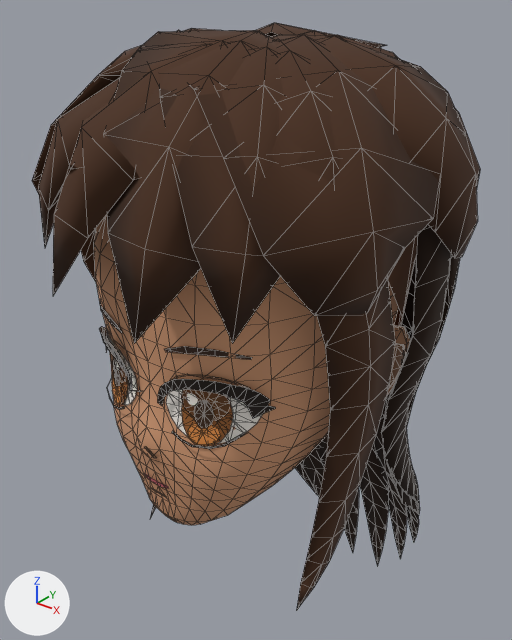
Two versions of the glTF model assets/models/gear/h_bare_f.glb, one commit apart.
The view is the same before and after, from a camera (50 mm lens) standing at (0.262, -0.334, 1.777) and looking at (-0.032, 0.035, 1.548). The lights are fixed; the arrows at lower left show +X, +Y and +Z. The first picture is the older version. Mesh edges are drawn as thin lines on the coarser meshes.

Objects in the first picture: 'EyeIrisDarkL', 'EyeWhiteL', 'HairCap', 'HairFrame', 'HairLong', 'HairTop', 'HairUnder', 'HeadMesh', 'LashL' and 17 more.
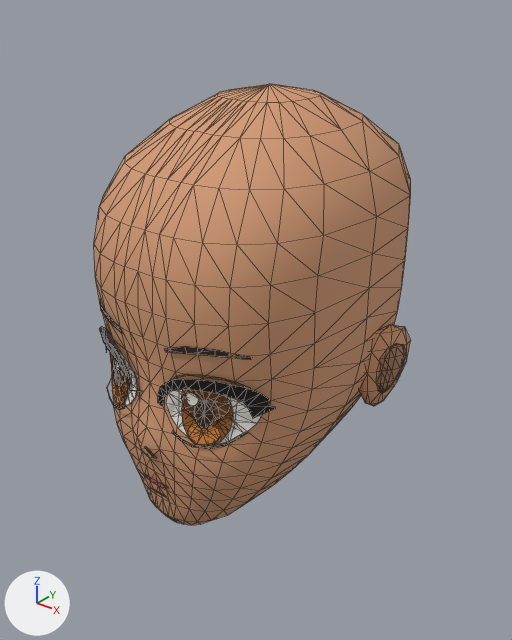
Boxes (x1, y1, x2, y2) around the edits, measured in the pictures (512 x 640 px):
'HairTop', deleted (brown): before (32, 23, 480, 343)
'HairFrame', deleted: before (81, 230, 395, 609)
'HairLong', deleted (black): before (295, 224, 460, 566)
'HairCap', deleted (brown): before (388, 235, 418, 326)
'HairUnder', deleted (black): before (401, 254, 417, 334)
'HeadMesh', unchanged, uncovered by the edit: before (94, 214, 398, 525); after (94, 84, 411, 525)
'EarL', unchanged, uncovered by the edit: before (386, 325, 410, 397); after (359, 324, 411, 406)

Edits to the bpy script that builds the scene:
```text
Remove ob_haircap:
    ob_haircap = bpy.data.objects.new('HairCap', me_haircap_007)
    ob_haircap.location = (0.0, 0.0, 0.0)
Remove ob_hairframe:
    ob_hairframe = bpy.data.objects.new('HairFrame', me_hairframe)
    ob_hairframe.location = (0.0, 0.0, 0.0)
Remove ob_hairlong:
    ob_hairlong = bpy.data.objects.new('HairLong', me_hairlong)
    ob_hairlong.location = (0.0, 0.0, 0.0)
Remove ob_hairtop:
    ob_hairtop = bpy.data.objects.new('HairTop', me_hairtop_005)
    ob_hairtop.location = (0.0, 0.0, 0.0)
Remove ob_hairunder:
    ob_hairunder = bpy.data.objects.new('HairUnder', me_hairunder_006)
    ob_hairunder.location = (0.0, 0.0, 0.0)
```
